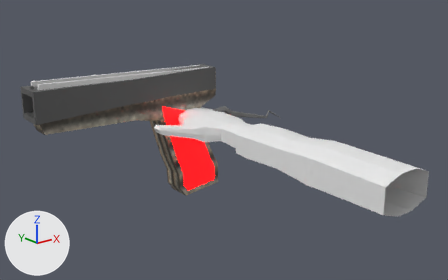
An edit to the Blender file models/handgun.blend, drawn before and after from the same camera.
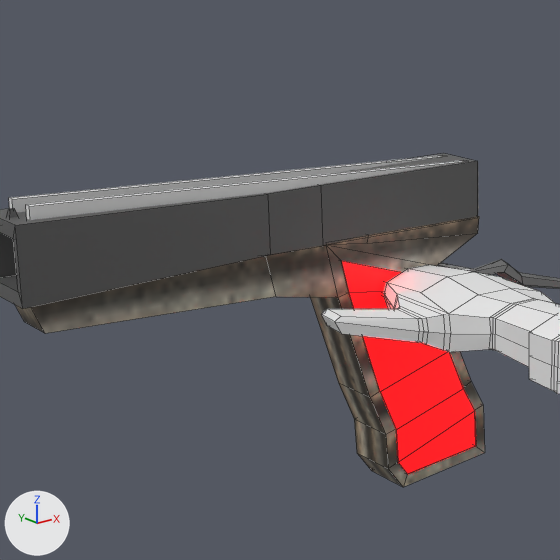
Each version is shown whole from a 50 mm camera at (-5.89, -10.31, 3.75) aimed at (0.82, -1.92, 0.39), then close up on the part from 6% to 55% of the width and 1% to 80% of the height. Every picture has the same lights, and +X, +Y and +Z are marked at lower left. The close-ups show mesh edges as thin lines.
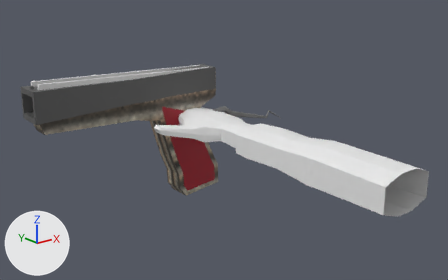
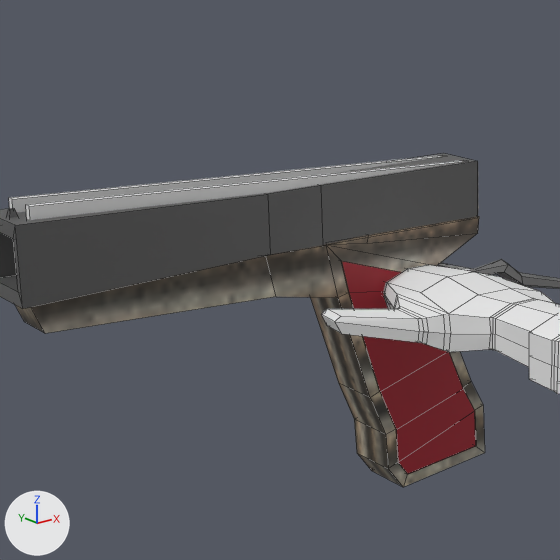
Pixel boxes (x1, y1, x2, y2) of what changed, in the close-ups (560 x 560 px):
'Cube', recoloured, surface changed: (301, 241, 482, 478) in both

The change, as a list of edits to the scene's bpy script:
```text
Change mat_blackgrip:
    remove mat_blackgrip.emission_color = (0.414, 0.0, 0.0)  # red #ac0000
    remove mat_blackgrip.emission_strength = 22.1
```
